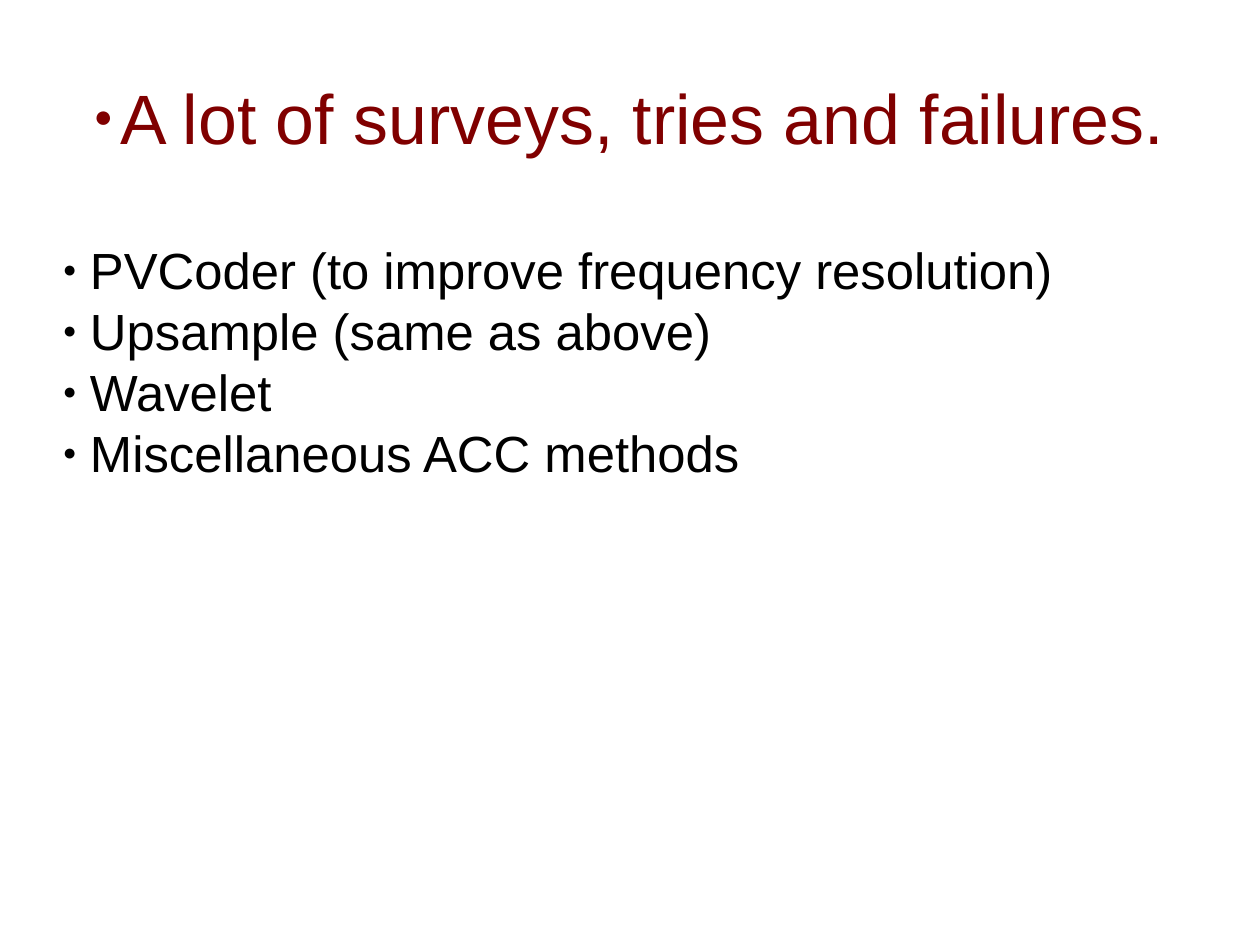
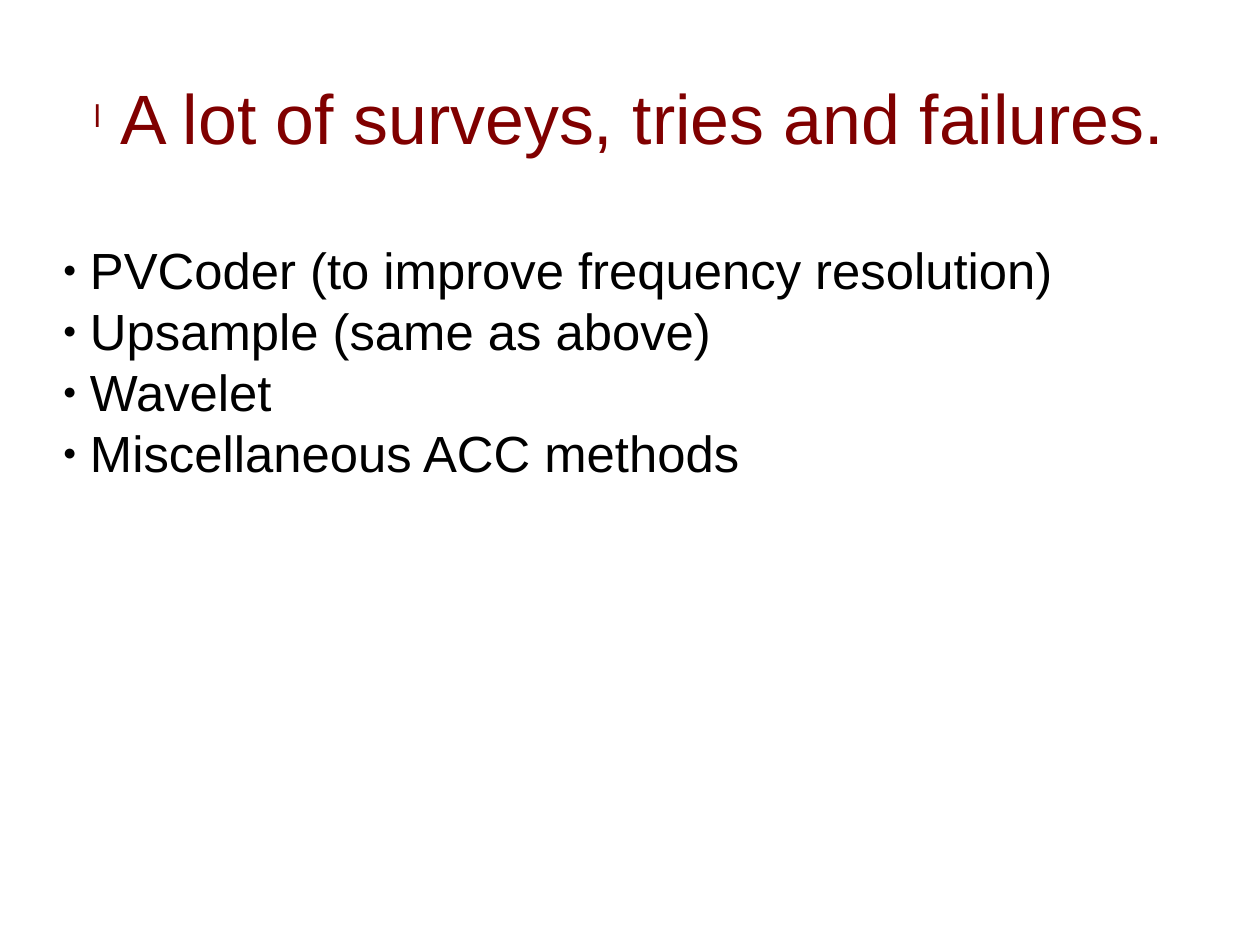
Before and after one commit to mlzxy/heartrack, a slide deck: slide 3 of doc/report1204/report_xinyu_zhang.pptx. Drawn at 1260x945 pixels with LibreOffice and Linux fonts; fonts in the diff are those of the drawing. Boxes give left, top, right and bottom in pixels: in the first picture for what was removed or moved away, otherwise in the second. Text is boxed around its words. In the diff, an @@ line names an element or a change of style, - is before the commit and + after.

```diff
--- a/doc/report1204/report_xinyu_zhang.pptx
+++ b/doc/report1204/report_xinyu_zhang.pptx
@@ text "A lot of surveys, tries ..." at (x1=121, y1=93, x2=1164, y2=157): bullet ● to l @@
```
Also in this commit, not shown: 8 other slides changed, 9 other files.
